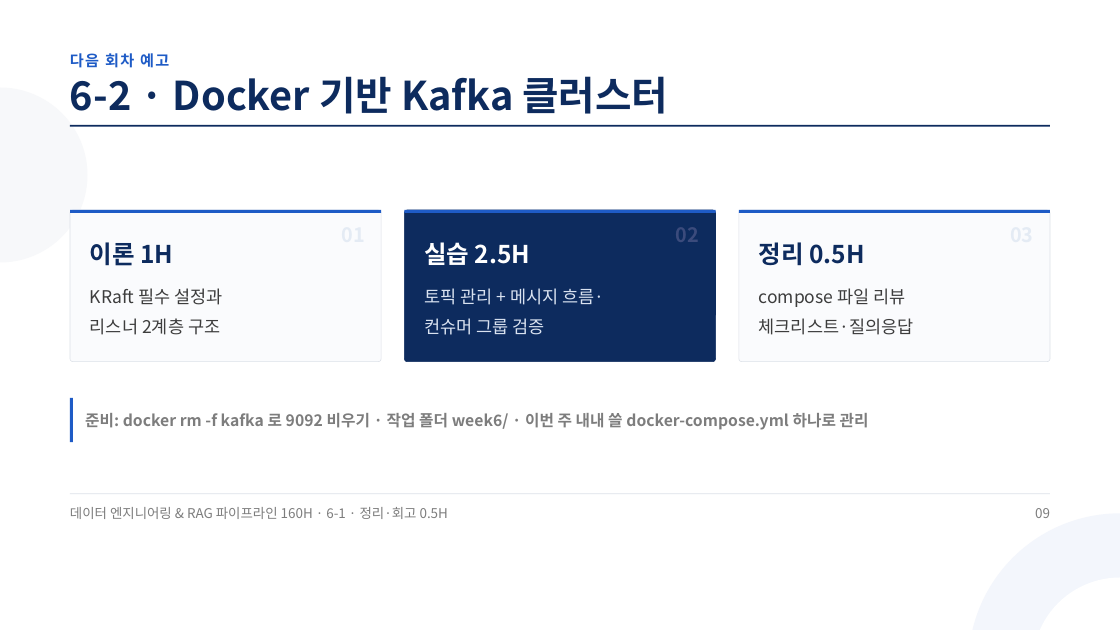
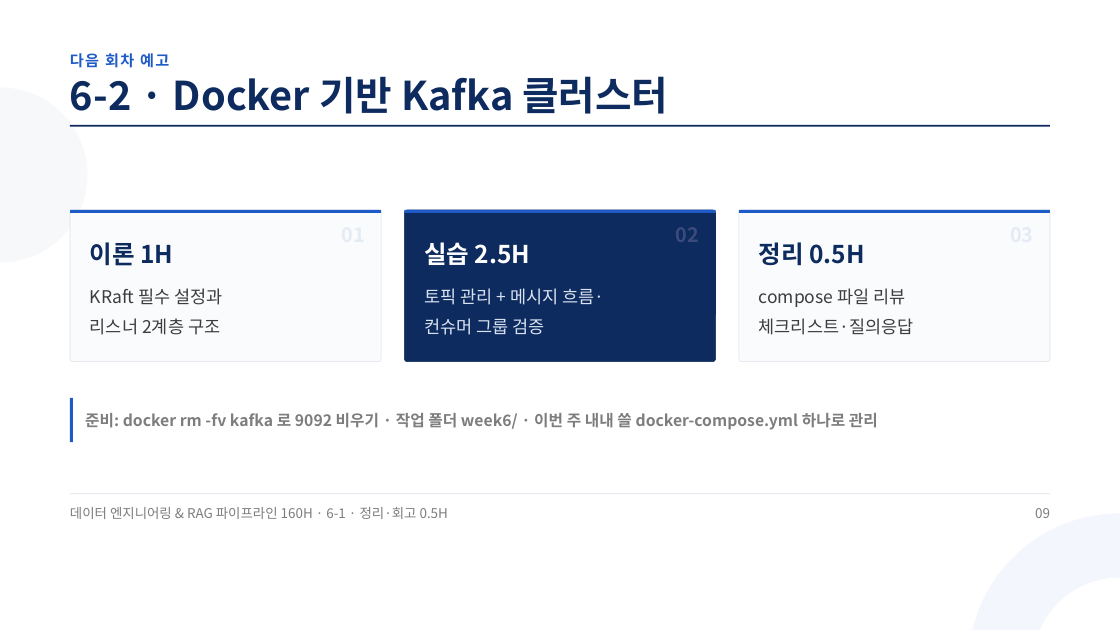
Before and after one commit to aebonlee/materials, a slide deck: slide 9 of data-eng/decks/w6d1s3.pptx. Drawn at 1120x630 pixels with LibreOffice and Linux fonts; fonts in the diff are those of the drawing. Boxes give left, top, right and bottom in pixels: in the first picture for what was removed or moved away, otherwise in the second. Text is boxed around its words. In the diff, an @@ line names an element or a change of style, - is before the commit and + after.

```diff
--- a/data-eng/decks/w6d1s3.pptx
+++ b/data-eng/decks/w6d1s3.pptx
@@ text at [85,413,878,430]: text changed @@
-준비: docker rm -f kafka 로 9092 비우기 · 작업 폴더 week6/ · 이번 주 내내 쓸 docker-compose.yml 하나로 관리
+준비: docker rm -fv kafka 로 9092 비우기 · 작업 폴더 week6/ · 이번 주 내내 쓸 docker-compose.yml 하나로 관리
```
Also in this commit, not shown: 4 other slides changed, 9 other files.
